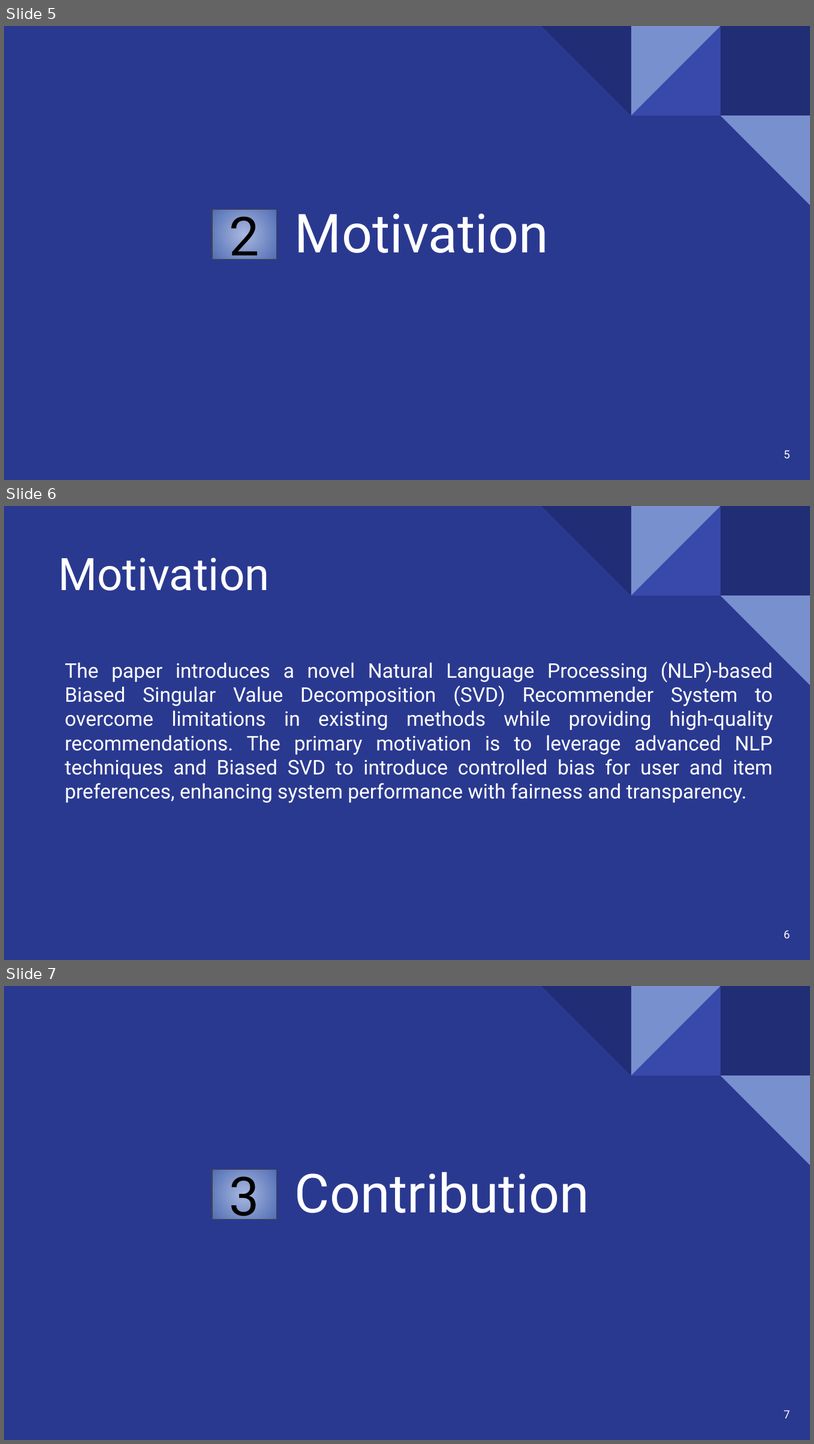
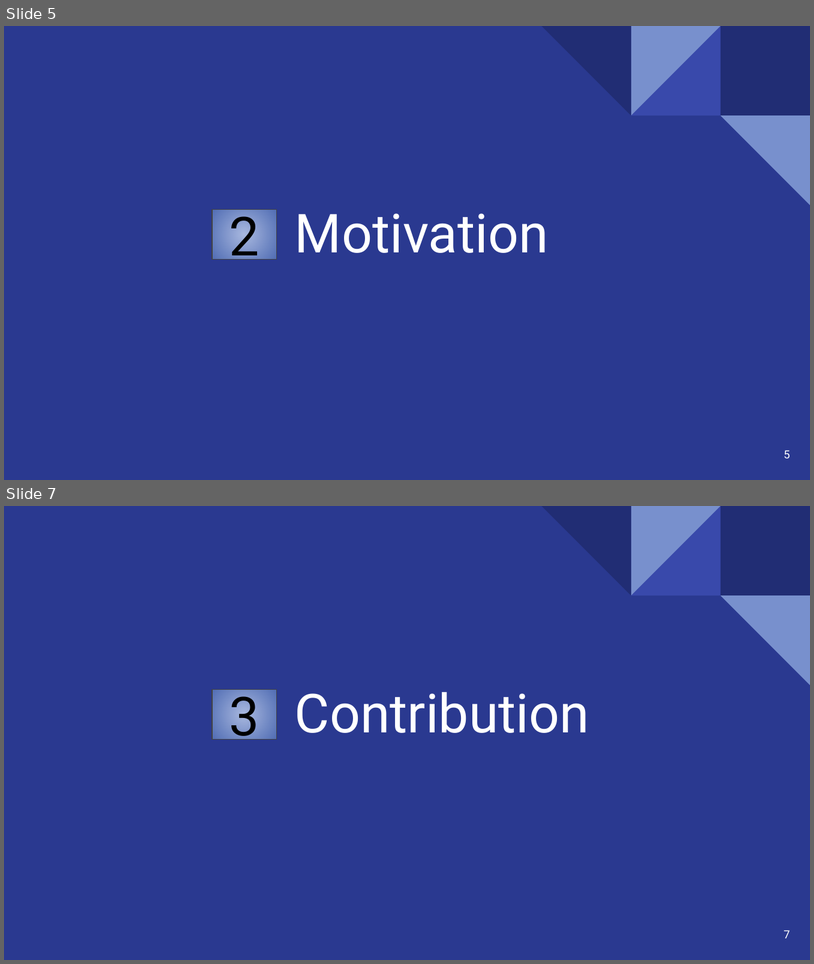
Before and after one commit to Rishat-Sheakh/CSE431, a slide deck: Submission1/Slide.pptx. Shown one above the other, each under a label of ours: slides 5, 6 and 7 before the commit, slides 5 and 7 after it; the slides between them are not shown. The pictures are 814x1444 and 814x964 pixels, drawn with LibreOffice and Linux fonts; fonts in the diff are those of the drawing. Boxes give left, top, right and bottom in pixels: in the first picture for what was removed or moved away, otherwise in the second. Text is boxed around its words. In the diff, an @@ line names an element or a change of style, - is before the commit and + after.

```diff
--- a/Submission1/Slide.pptx
+++ b/Submission1/Slide.pptx
@@ slide 6 removed at (4, 506, 810, 960), background #2A3990; not listed: 5 template elements that a slide beside it also shows @@
@@ title removed at (58, 558, 270, 591) @@
-Motivation
@@ subtitle removed at (65, 661, 773, 802) @@
-The paper introduces a novel Natural Language Processing (NLP)-based Biased Singular Value Decomposition (SVD) Recommender System to overcome limitations in existing methods while providing high-quality recommendations. The primary motivation is to leverage advanced NLP techniques and Biased SVD to introduce controlled bias for user and item preferences, enhancing system performance with fairness and transparency.
@@ page number removed at (784, 930, 790, 938) @@
-6
```
Also in this commit, not shown: 5 slides changed, 2 slides added, 1 other slide removed, 1 other file.
